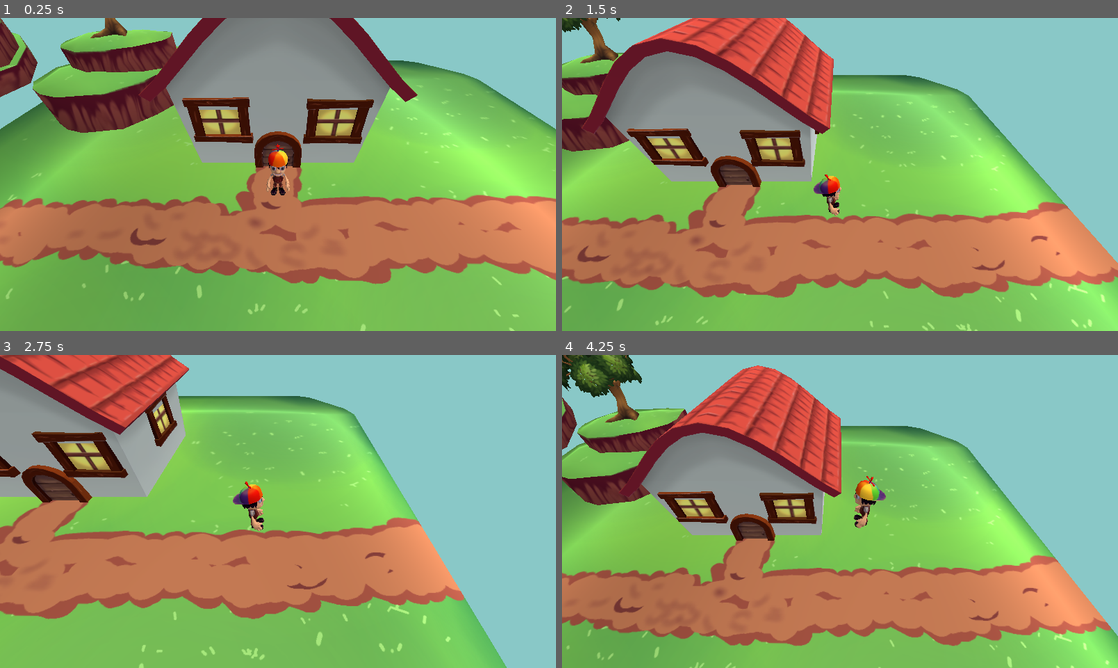
Above: before the commit, frames 1-4 (two rows, left to right).
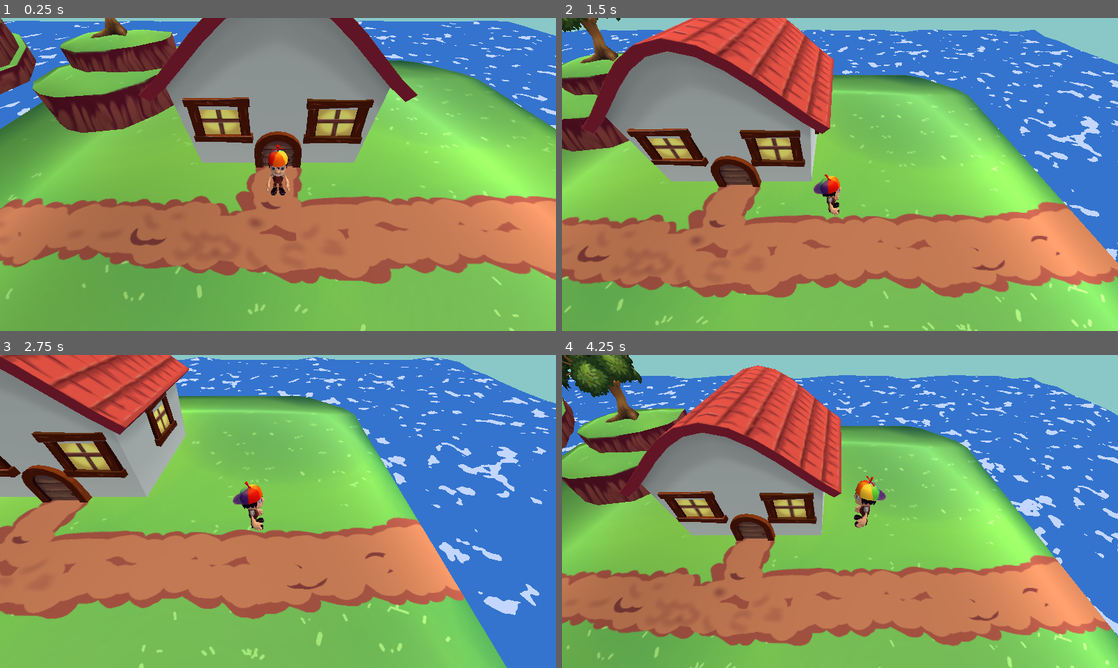
Above: after the commit, the same moments.

Repository: murikistudio/strawberry-scramble
Game: Godot game, scene res://scenes/levels/test.tscn
Same seed, same stepped clock (60 frames per second), same inputs: the game is played once before the commit and once after it.
Inputs (mouse positions are in pixels of both pictures, inside the frame that each line leads up to):
- Up to frame 1 (0.25 s): no input
- Up to frame 2 (1.5 s): move the mouse to (962, 158) at 0.52 s; hold Right (move_right) 0.53-1.25 s; click (962, 158) at 0.67 s; tap K (jump) at 0.77 s; drag from (728, 190) to (812, 237) at 1.27 s
- Up to frame 3 (2.75 s): move the mouse to (333, 442) at 2.02 s; hold Right (move_right) from 2.03 s (still down)
- Up to frame 4 (4.25 s): release Right (move_right) at 2.75 s; drag from (812, 574) to (673, 464) at 2.77 s; move the mouse to (1006, 558) at 3.52 s; hold Left (move_left) from 3.53 s (still down); tap K (jump) at 3.77 s

The runs differ from the first frame. In frame 1, 8.9% of the frame differs, in the area x 0-100%, y 0-36%; in frame 2, 17%; in frame 3, 27%, in the area x 31-100%, y 0-100%; in frame 4, 20%.

Commit message:
feat: adicionar água procedural aos assets

Diff:
--- /dev/null
+++ b/resources/shaders/waves.gdshader
@@ -0,0 +1,37 @@
+shader_type spatial;
+render_mode unshaded, blend_mix, depth_draw_always;
+
+uniform vec4 color_1: hint_color;
+uniform vec4 color_2: hint_color;
+uniform float wave_height = 0.0;
+uniform float wave_speed = 0.0;
+uniform float speed_x = 0.0;
+uniform float speed_y = 0.0;
+uniform sampler2D noise_1: hint_albedo;
+
+vec2 get_uv_offset(vec2 uv) {
+	return vec2(
+		uv.x + TIME * speed_x,
+		uv.y + TIME * speed_y
+	);
+}
+
+void vertex() {
+	vec2 offset = get_uv_offset(UV);
+	vec4 tex = texture(noise_1, UV);
+	VERTEX.y = sin(tex.x * TIME * wave_speed) * wave_height;
+}
+
+void fragment() {
+	vec2 offset = get_uv_offset(UV);
+	vec3 tex_color = texture(noise_1, offset).rgb;
+	vec3 color = tex_color;
+
+	if (tex_color.r > 0.6) {
+		color = color_1.rgb;
+	} else {
+		color = color_2.rgb;
+	}
+
+	ALBEDO = color;
+}
--- /dev/null
+++ b/scenes/levels/assets/water.tscn
@@ -0,0 +1,29 @@
+[gd_scene load_steps=6 format=2]
+
+[ext_resource path="res://resources/shaders/waves.gdshader" type="Shader" id=1]
+
+[sub_resource type="PlaneMesh" id=1]
+size = Vector2( 10, 10 )
+subdivide_width = 5
+subdivide_depth = 5
+
+[sub_resource type="OpenSimplexNoise" id=4]
+period = 30.0
+
+[sub_resource type="NoiseTexture" id=5]
+seamless = true
+noise = SubResource( 4 )
+
+[sub_resource type="ShaderMaterial" id=3]
+shader = ExtResource( 1 )
+shader_param/color_1 = Color( 0.760784, 0.839216, 1, 1 )
+shader_param/color_2 = Color( 0.203922, 0.454902, 0.807843, 1 )
+shader_param/wave_height = 0.15
+shader_param/wave_speed = 4.0
+shader_param/speed_x = 0.05
+shader_param/speed_y = 0.05
+shader_param/noise_1 = SubResource( 5 )
+
+[node name="Water" type="MeshInstance"]
+mesh = SubResource( 1 )
+material/0 = SubResource( 3 )
--- a/scenes/levels/test.tscn
+++ b/scenes/levels/test.tscn
@@ -11,6 +11,7 @@
 [ext_resource path="res://scenes/levels/assets/island_03.tscn" type="PackedScene" id=9]
 [ext_resource path="res://scenes/levels/assets/tree_1.tscn" type="PackedScene" id=10]
 [ext_resource path="res://scenes/levels/assets/island_05.tscn" type="PackedScene" id=11]
+[ext_resource path="res://scenes/levels/assets/water.tscn" type="PackedScene" id=12]
 
 [node name="Test" type="Spatial"]
 
@@ -88,3 +89,85 @@
 
 [node name="Tree5" parent="." instance=ExtResource( 10 )]
 transform = Transform( -0.255161, 0, 0.332244, 0, 0.418919, 0, -0.332244, 0, -0.255161, 4.85199, 2.61989, 4.73519 )
+
+[node name="Water" type="Spatial" parent="."]
+
+[node name="Water" parent="Water" instance=ExtResource( 12 )]
+transform = Transform( 1, 0, 0, 0, 1, 0, 0, 0, 1, 15, 0, -5 )
+skeleton = NodePath("../..")
+
+[node name="Water2" parent="Water" instance=ExtResource( 12 )]
+transform = Transform( 1, 0, 0, 0, 1, 0, 0, 0, 1, 15, 0, -15 )
+skeleton = NodePath("../..")
+
+[node name="Water3" parent="Water" instance=ExtResource( 12 )]
+transform = Transform( 1, 0, 0, 0, 1, 0, 0, 0, 1, 5, 0, -5 )
+skeleton = NodePath("../..")
+
+[node name="Water4" parent="Water" instance=ExtResource( 12 )]
+transform = Transform( 1, 0, 0, 0, 1, 0, 0, 0, 1, 5, 0, -15 )
+skeleton = NodePath("../..")
+
+[node name="Water5" parent="Water" instance=ExtResource( 12 )]
+transform = Transform( 1, 0, 0, 0, 1, 0, 0, 0, 1, -5, 0, -5 )
+skeleton = NodePath("../..")
+
+[node name="Water6" parent="Water" instance=ExtResource( 12 )]
+transform = Transform( 1, 0, 0, 0, 1, 0, 0, 0, 1, -5, 0, -15 )
+skeleton = NodePath("../..")
+
+[node name="Water7" parent="Water" instance=ExtResource( 12 )]
+transform = Transform( 1, 0, 0, 0, 1, 0, 0, 0, 1, -15, 0, -5 )
+skeleton = NodePath("../..")
+
+[node name="Water8" parent="Water" instance=ExtResource( 12 )]
+transform = Transform( 1, 0, 0, 0, 1, 0, 0, 0, 1, -15, 0, -15 )
+skeleton = NodePath("../..")
+
+[node name="Water9" parent="Water" instance=ExtResource( 12 )]
+transform = Transform( 1, 0, 0, 0, 1, 0, 0, 0, 1, -15, 0, 15 )
+skeleton = NodePath("../..")
+
+[node name="Water10" parent="Water" instance=ExtResource( 12 )]
+transform = Transform( 1, 0, 0, 0, 1, 0, 0, 0, 1, -15, 0, 5 )
+skeleton = NodePath("../..")
+
+[node name="Water11" parent="Water" instance=ExtResource( 12 )]
+transform = Transform( 1, 0, 0, 0, 1, 0, 0, 0, 1, -5, 0, 15 )
+skeleton = NodePath("../..")
+
+[node name="Water12" parent="Water" instance=ExtResource( 12 )]
+transform = Transform( 1, 0, 0, 0, 1, 0, 0, 0, 1, -5, 0, 5 )
+skeleton = NodePath("../..")
+
+[node name="Water13" parent="Water" instance=ExtResource( 12 )]
+transform = Transform( 1, 0, 0, 0, 1, 0, 0, 0, 1, 5, 0, 15 )
+skeleton = NodePath("../..")
+
+[node name="Water14" parent="Water" instance=ExtResource( 12 )]
+transform = Transform( 1, 0, 0, 0, 1, 0, 0, 0, 1, 5, 0, 5 )
+skeleton = NodePath("../..")
+
+[node name="Water15" parent="Water" instance=ExtResource( 12 )]
+transform = Transform( 1, 0, 0, 0, 1, 0, 0, 0, 1, 15, 0, 15 )
+skeleton = NodePath("../..")
+
+[node name="Water16" parent="Water" instance=ExtResource( 12 )]
+transform = Transform( 1, 0, 0, 0, 1, 0, 0, 0, 1, 15, 0, 5 )
+skeleton = NodePath("../..")
+
+[node name="Water17" parent="Water" instance=ExtResource( 12 )]
+transform = Transform( 1, 0, 0, 0, 1, 0, 0, 0, 1, 25, 0, 15 )
+skeleton = NodePath("../..")
+
+[node name="Water18" parent="Water" instance=ExtResource( 12 )]
+transform = Transform( 1, 0, 0, 0, 1, 0, 0, 0, 1, 25, 0, 5 )
+skeleton = NodePath("../..")
+
+[node name="Water19" parent="Water" instance=ExtResource( 12 )]
+transform = Transform( 1, 0, 0, 0, 1, 0, 0, 0, 1, 25, 0, -5 )
+skeleton = NodePath("../..")
+
+[node name="Water20" parent="Water" instance=ExtResource( 12 )]
+transform = Transform( 1, 0, 0, 0, 1, 0, 0, 0, 1, 25, 0, -15 )
+skeleton = NodePath("../..")
Not shown: 1 places in scenes/levels/test.tscn that only renumber resources
